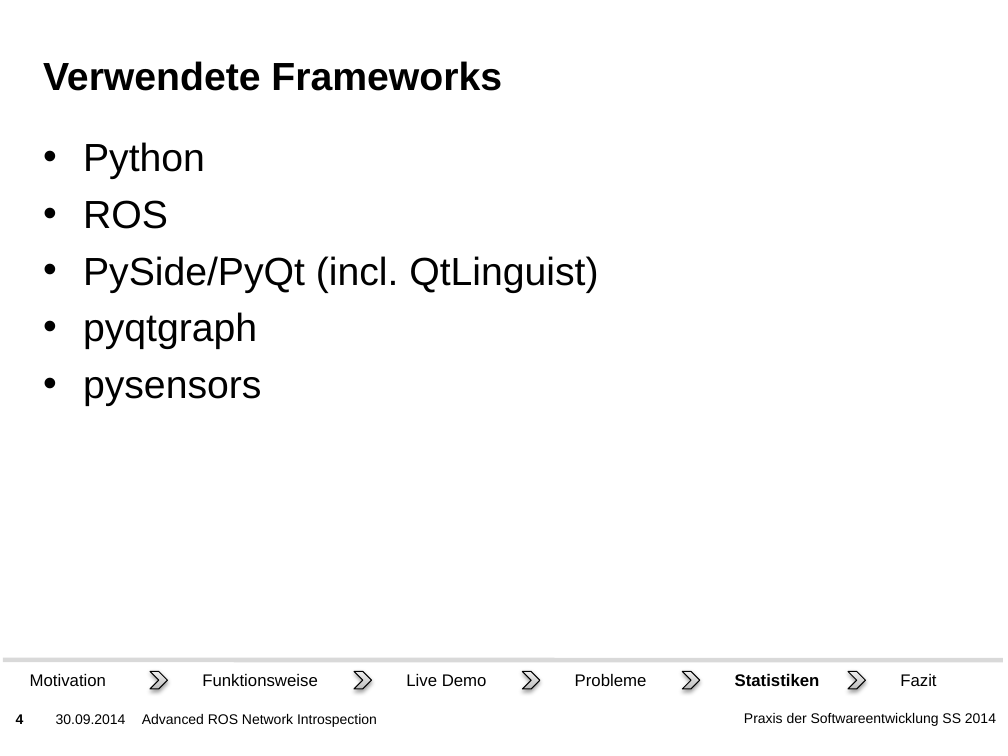
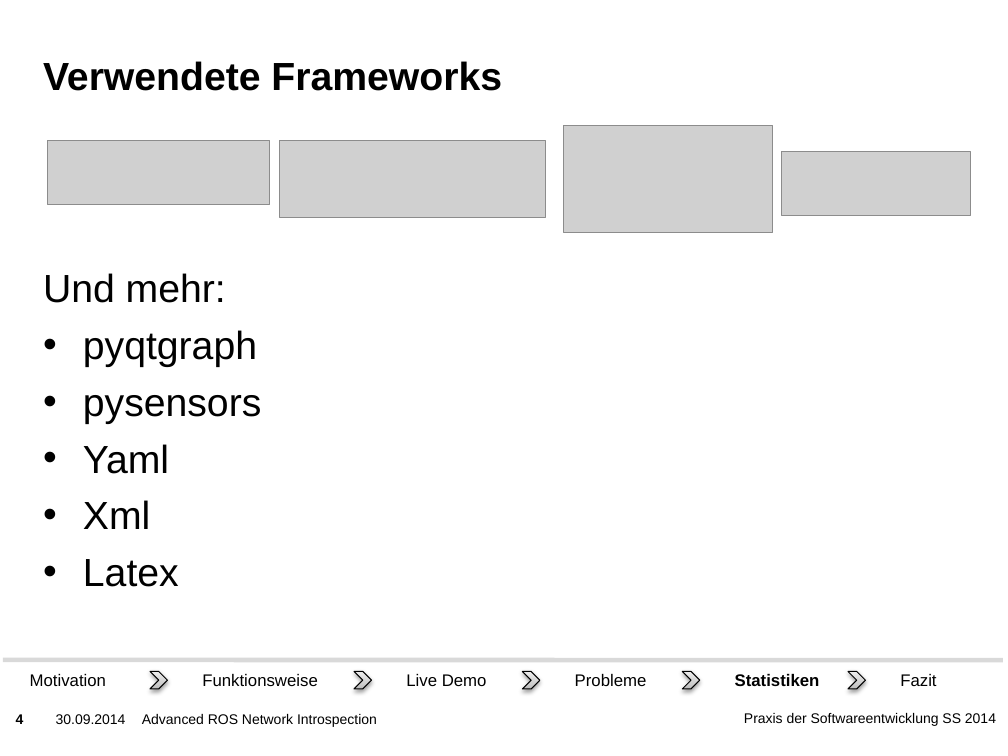
Before and after one commit to ROS-PSE/Documents, a slide deck: slide 4 of Präsentation/Abschluss.pptx. Drawn at 1008x756 pixels with LibreOffice and Linux fonts; fonts in the diff are those of the drawing; grey boxes stand for pictures; background and template pictures are left out. Boxes give left, top, right and bottom in pixels: in the first picture for what was removed or moved away, otherwise in the second. Text is boxed around its words. In the diff, an @@ line names an element or a change of style, - is before the commit and + after.

```diff
--- a/Präsentation/Abschluss.pptx
+++ b/Präsentation/Abschluss.pptx
@@ picture added at (48, 141, 270, 206) @@
@@ picture added at (279, 141, 546, 218) @@
@@ picture added at (563, 125, 772, 232) @@
@@ picture added at (781, 151, 971, 216) @@
@@ text "Und mehr:": place and size @@
-text "Und mehr:" at (83, 142, 598, 406)
+text "Und mehr:" at (43, 273, 261, 587)
@@ text at (43, 273, 226, 303): text changed @@
-• Python
-• ROS
-• PySide/PyQt (incl. QtLinguist)
+Und mehr:
@@ text at (83, 444, 179, 587): paragraphs added @@
+• Yaml
+• Xml
+• Latex
```
Also in this commit, not shown: 4 other slides changed, 1 slide added.
